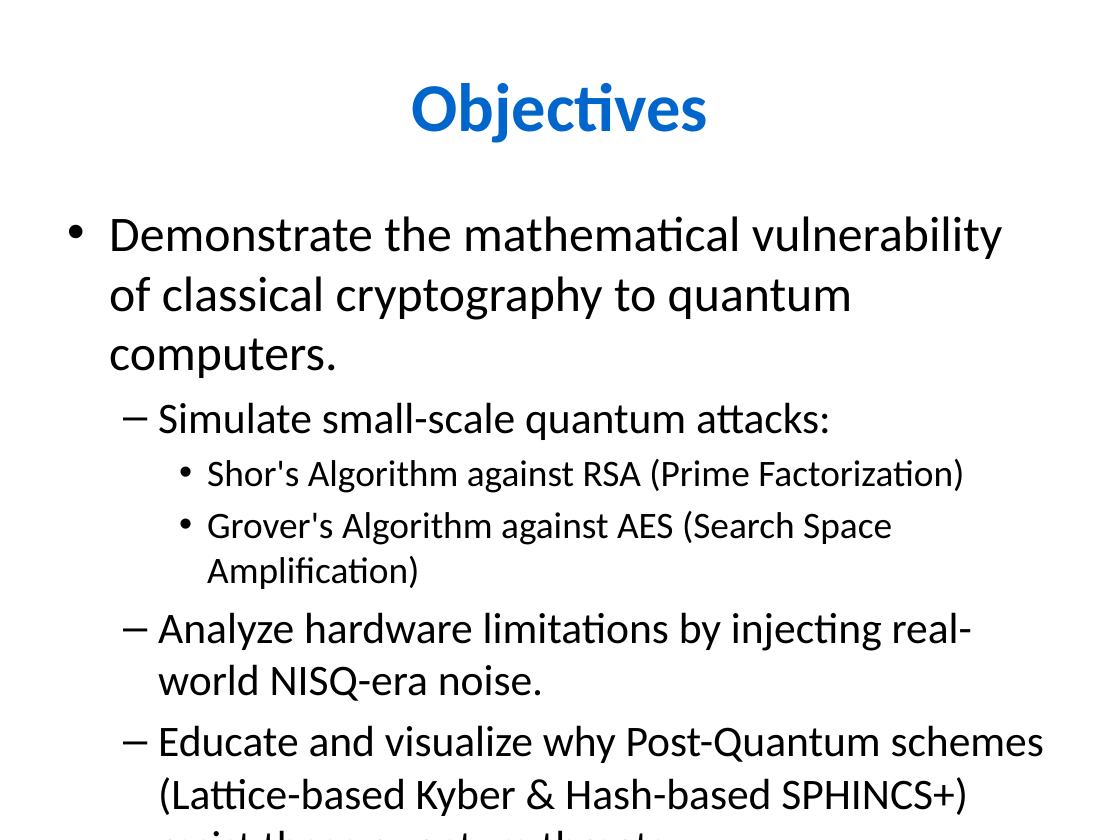
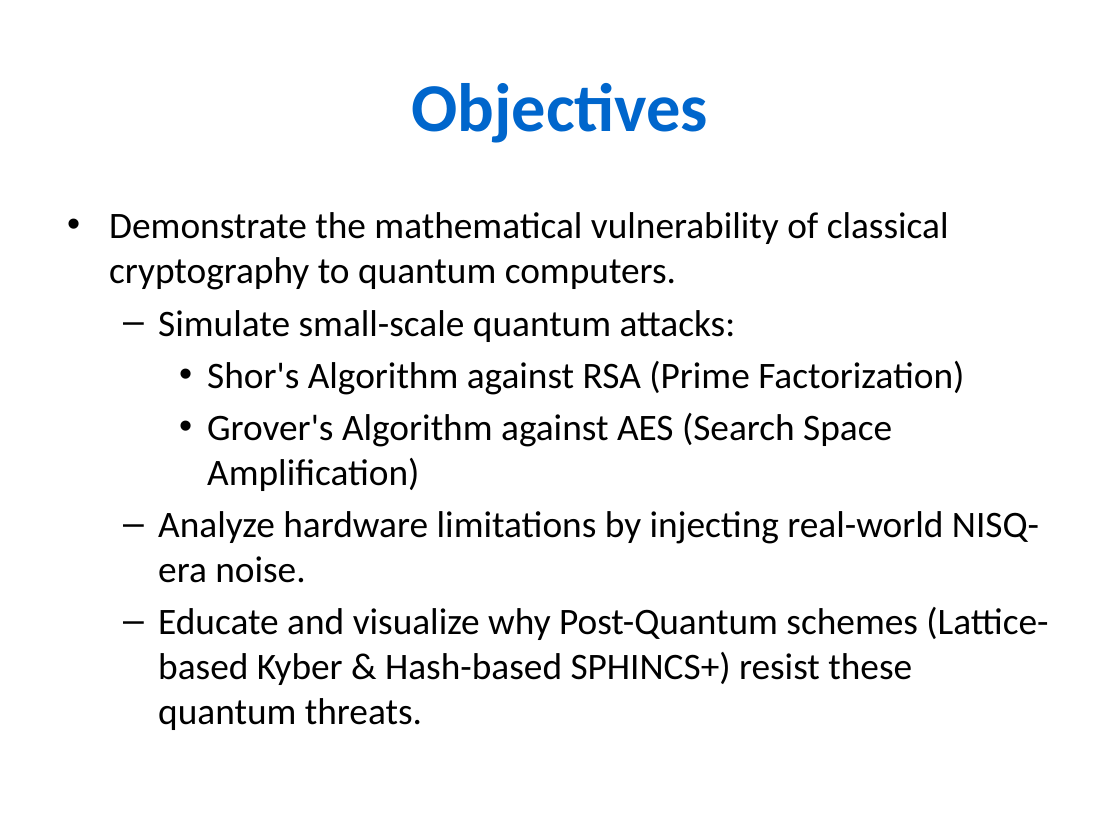
Before and after one commit to abhinai2244/Post-Quantum-Key-Exchange-Performance-Analyzer, a slide deck: slide 2 of Post_Quantum_Analyzer_Presentation.pptx. Drawn at 1120x840 pixels with LibreOffice and Linux fonts; fonts in the diff are those of the drawing. Boxes give left, top, right and bottom in pixels: in the first picture for what was removed or moved away, otherwise in the second. Text is boxed around its words. In the diff, an @@ line names an element or a change of style, - is before the commit and + after.

```diff
--- a/Post_Quantum_Analyzer_Presentation.pptx
+++ b/Post_Quantum_Analyzer_Presentation.pptx
@@ text at [109,212,1048,730]: size 32 to 24 pt in "Demonstrate the mathematical vulnerability of classical cryp ..."; size 28 to 24 pt in "Simulate small-scale quantum attacks:", "Analyze hardware limitations by injecting real-world NISQ-er ...", "Educate and visualize why Post-Quantum schemes (Lattice-base ..."; less space between paragraphs @@
```
Also in this commit, not shown: 1 other slide changed, 1 other file.
